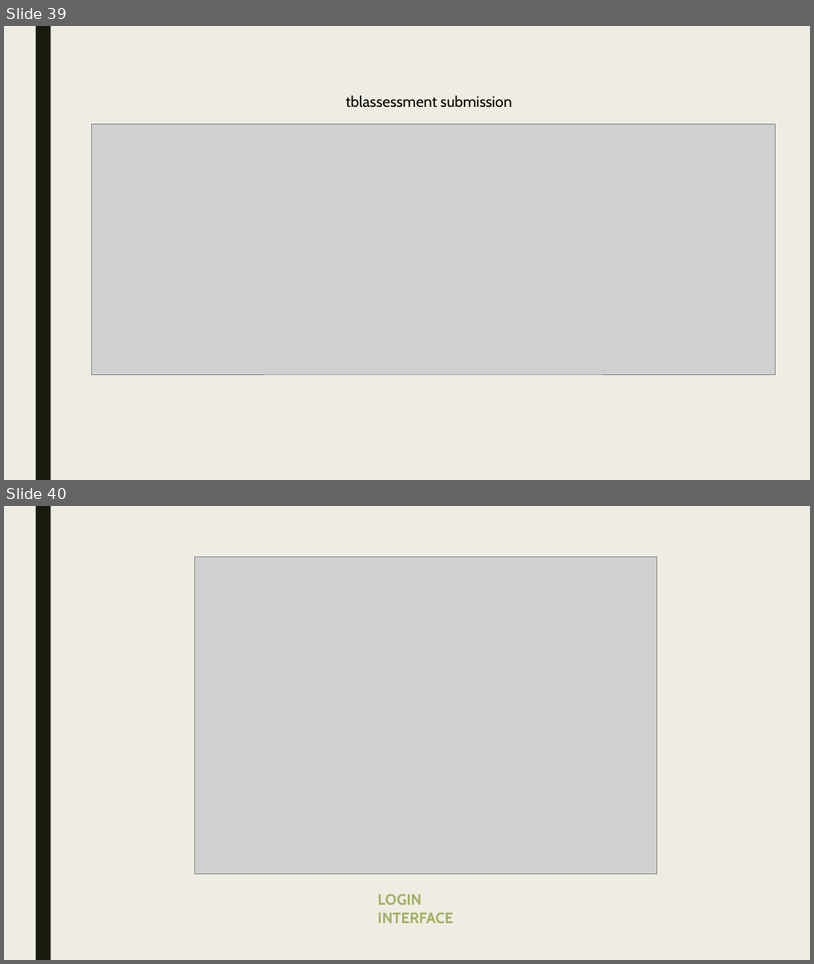
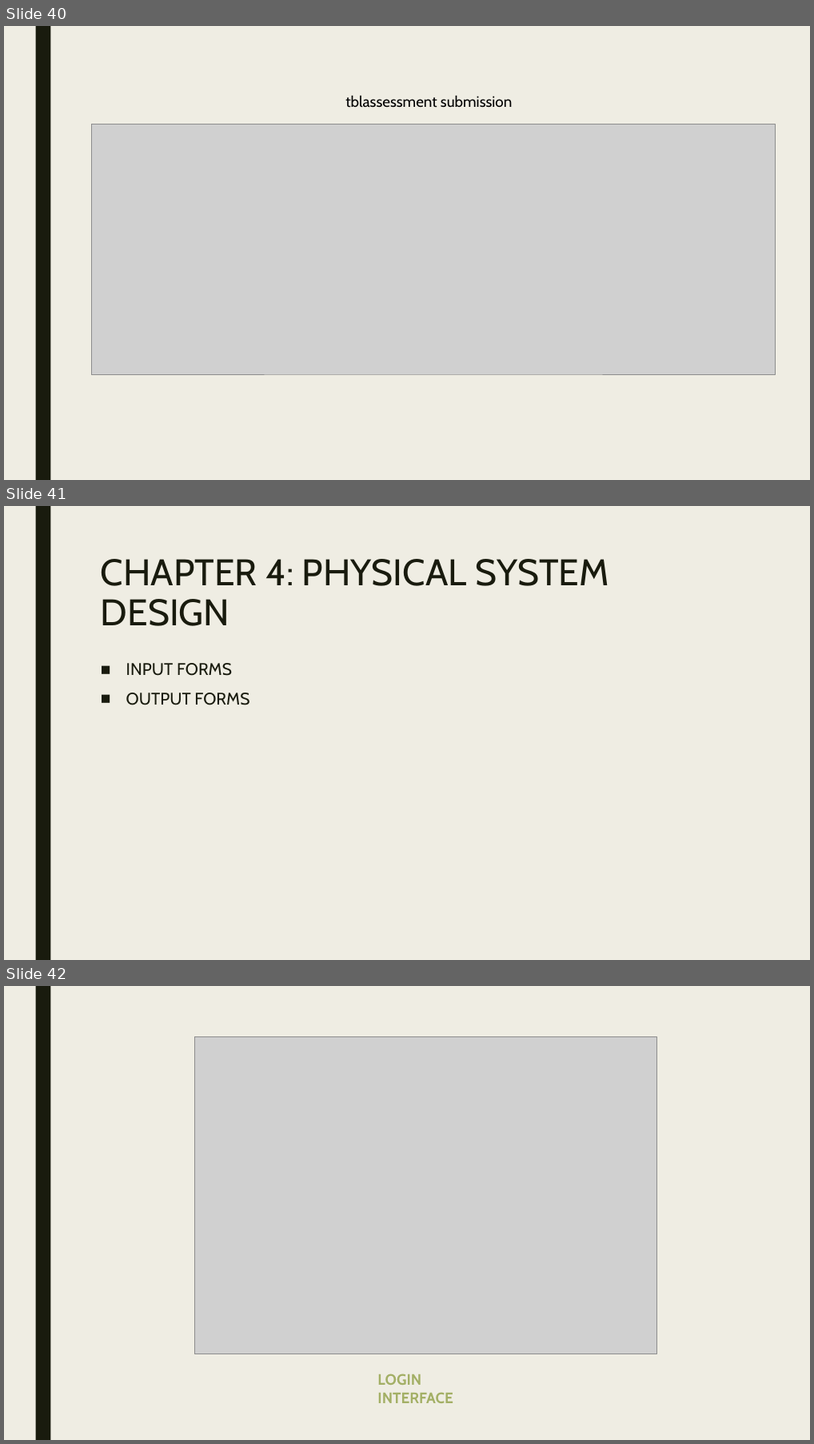
Before and after one commit to moon672/cse-303-1-spring-2021-group-3, a slide deck: Report/PRESENTATION/New Microsoft PowerPoint Presentation.pptx. Shown one above the other, each under a label of ours: slides 39 and 40 before the commit, slides 40, 41 and 42 after it. The pictures are 814x964 and 814x1444 pixels, drawn with LibreOffice and Linux fonts; fonts in the diff are those of the drawing; grey boxes stand for pictures. Boxes give left, top, right and bottom in pixels: in the first picture for what was removed or moved away, otherwise in the second. Text is boxed around its words. In the diff, an @@ line names an element or a change of style, - is before the commit and + after.

```diff
--- a/Report/PRESENTATION/New Microsoft PowerPoint Presentation.pptx
+++ b/Report/PRESENTATION/New Microsoft PowerPoint Presentation.pptx
@@ slide 41 added at bbox=[4, 506, 810, 960], background #EFEDE3; not listed: 1 template element that a slide beside it also shows @@
@@ title added at bbox=[101, 559, 610, 626], 44 pt, text #191B0E @@
+CHAPTER 4: PHYSICAL SYSTEM DESIGN
@@ text added at bbox=[126, 663, 250, 705], 20 pt, text #191B0E @@
+■ INPUT FORMS
+■ OUTPUT FORMS
@@ what was slide 39 is now slide 40 @@
@@ what was slide 40 is now slide 42 @@
```
Also in this commit, not shown: 4 slides changed, 5 other slides added, 1 slide removed, 1 other file.
